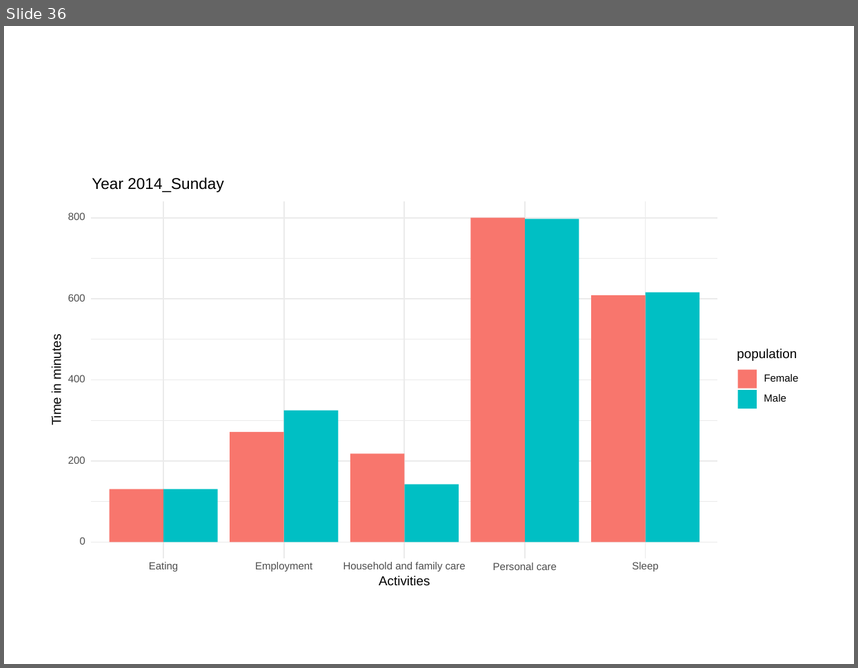
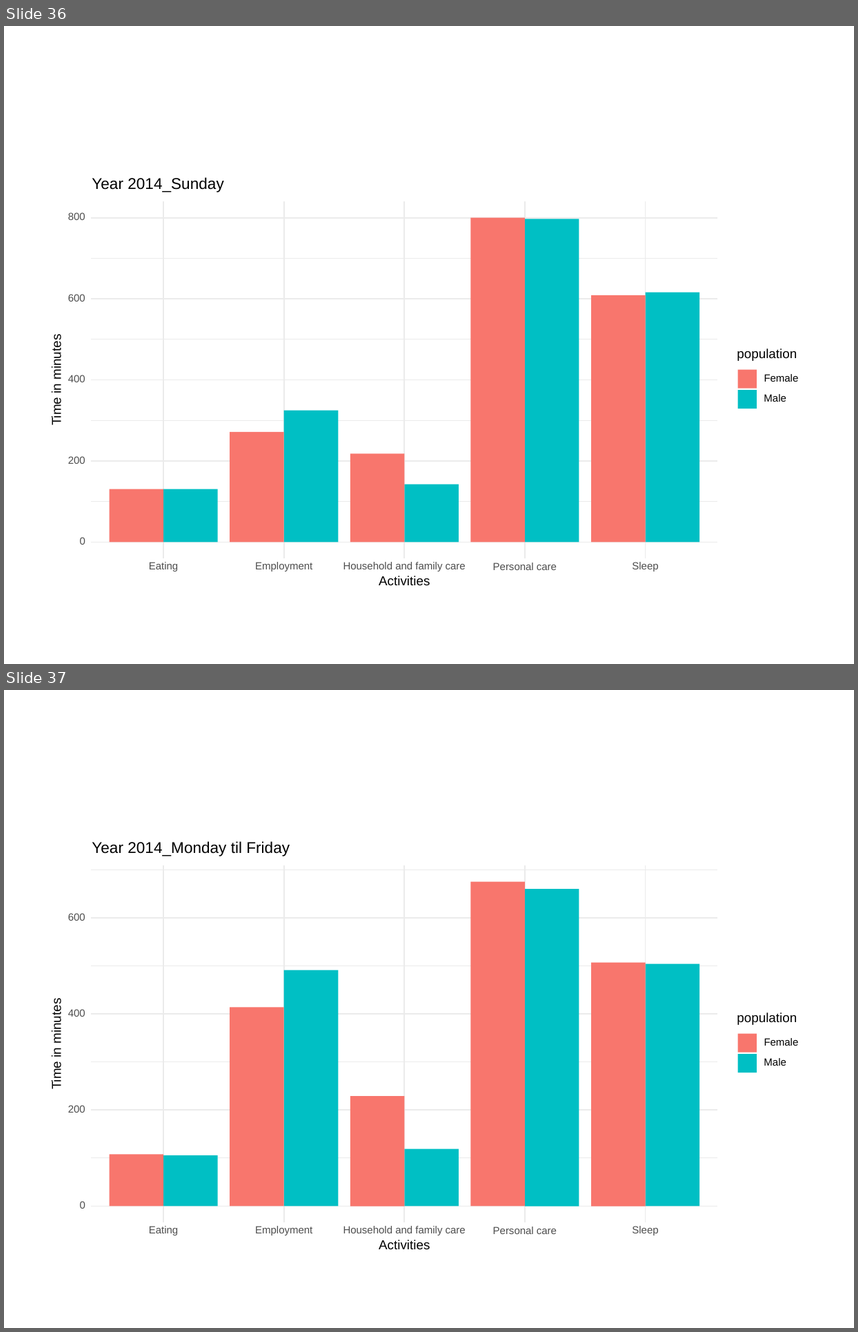
Before and after one commit to rbind/b-rodrigues.github.com, a slide deck: content/blog/test.pptx. Shown one above the other, each under a label of ours: slide 36 before the commit, slides 36 and 37 after it. The pictures are 858x668 and 858x1332 pixels, drawn with LibreOffice and Linux fonts; fonts in the diff are those of the drawing. Boxes give left, top, right and bottom in pixels: in the first picture for what was removed or moved away, otherwise in the second. Text is boxed around its words. In the diff, an @@ line names an element or a change of style, - is before the commit and + after.

```diff
--- a/content/blog/test.pptx
+++ b/content/blog/test.pptx
@@ slide 37 added at (4, 690, 854, 1328), background #FFFFFF @@
@@ group added at (47, 839, 811, 1259): 15 texts, 13 rectangles, 13 freeform shapes @@
+0
+200
+400
+600
+Eating
+Employment
+Household and family care
+Personal care
+Sleep
+Activities
+Time in minutes
+population
+Female
+Male
+Year 2014_Monday til Friday
```
Also in this commit, not shown: 2 other slides added, 7 other files.
